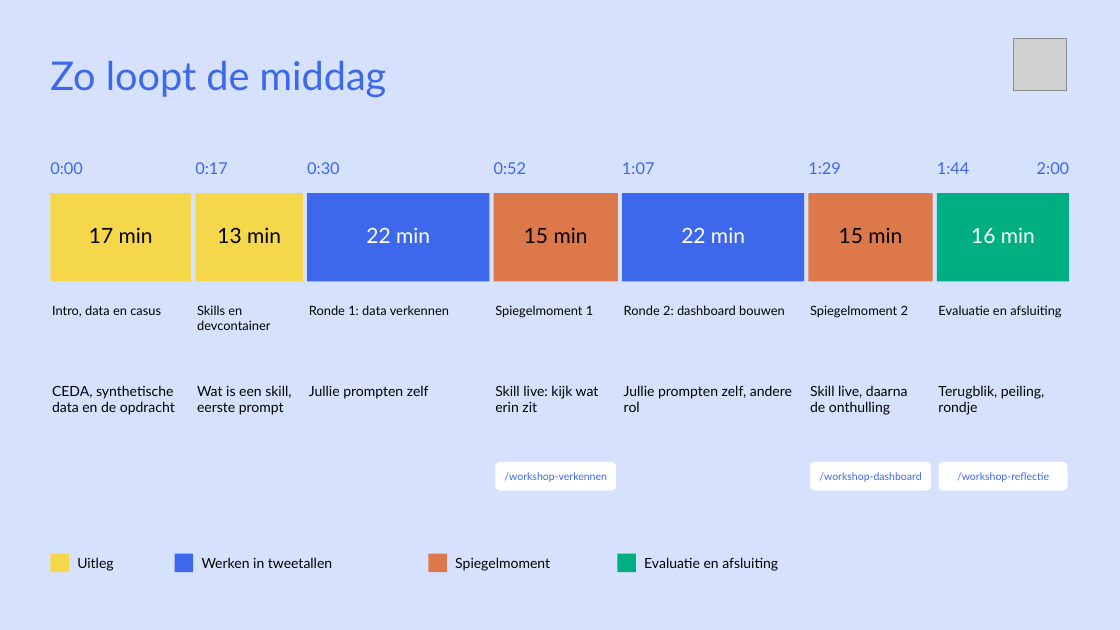
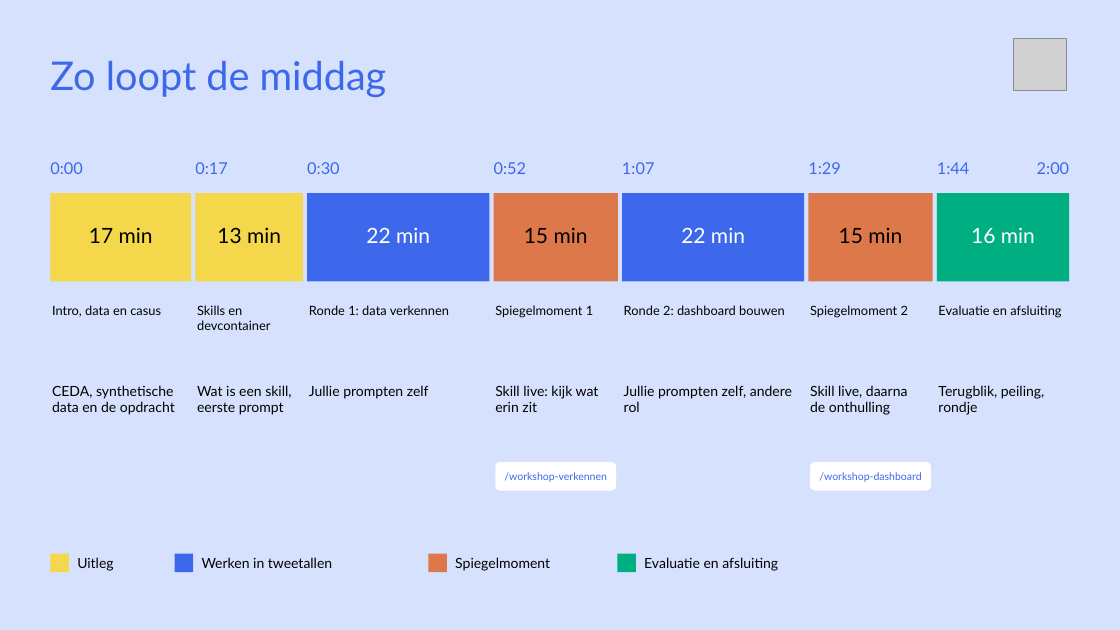
Before and after one commit to cedanl/clidev-presentaties, a slide deck: slide 3 of workshop-rad/exports/261005_workshop_rad_uitvoering.pptx. Drawn at 1120x630 pixels with LibreOffice and Linux fonts; fonts in the diff are those of the drawing; grey boxes stand for pictures. Boxes give left, top, right and bottom in pixels: in the first picture for what was removed or moved away, otherwise in the second. Text is boxed around its words. In the diff, an @@ line names an element or a change of style, - is before the commit and + after.

```diff
--- a/workshop-rad/exports/261005_workshop_rad_uitvoering.pptx
+++ b/workshop-rad/exports/261005_workshop_rad_uitvoering.pptx
@@ rounded rectangle removed at bbox=[939, 462, 1068, 491] @@
-/workshop-reflectie
```
Also in this commit, not shown: 2 other slides changed, 1 slide removed, 17 other files.
